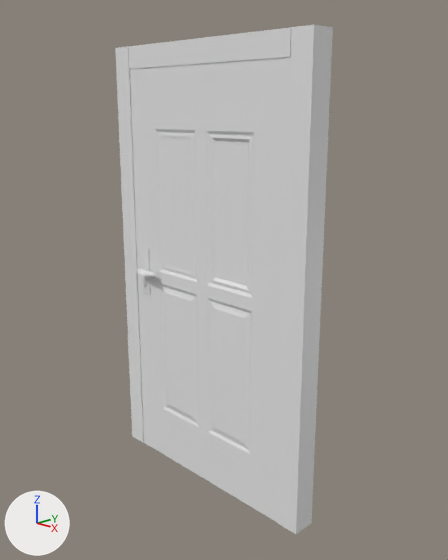
The Blender file door.blend: old version first, new version second.
Both versions are drawn from a 50 mm camera at (4.76, -4.12, 3.9) aimed at (0.35, 0.23, 2.2). The axes (+X, +Y, +Z) are drawn at lower left. The lights are the same throughout.
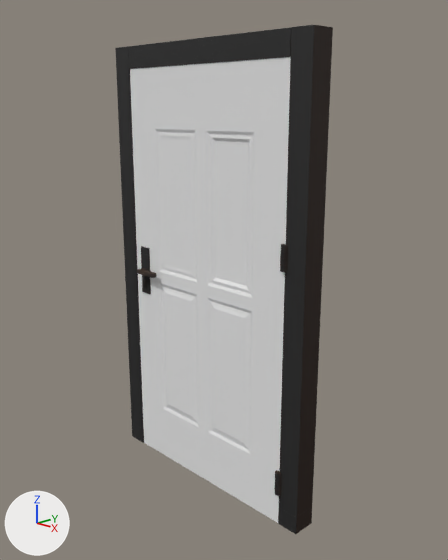
The edits, one by one:
Picture 'Wooden_Facade_vlptbfb_1K_BaseColor.jpg' (img_wooden_facade_vlptbfb_1k_basecolor_jpg) is new.
Picture 'Wooden_Facade_vlptbfb_1K_Roughness.jpg' (img_wooden_facade_vlptbfb_1k_roughness_jpg) is new.
Picture 'Wooden_Facade_vlptbfb_1K_Normal.jpg' (img_wooden_facade_vlptbfb_1k_normal_jpg) is new.
Material 'Material.001' (mat_material_001) is new.
Uses the picture img_wooden_facade_vlptbfb_1k_basecolor_jpg.
Uses the picture img_wooden_facade_vlptbfb_1k_normal_jpg.
Uses the picture img_wooden_facade_vlptbfb_1k_roughness_jpg.
me_cube_001 has 8 vertices, 6 faces and spans x -1.0..1.0, y -1.0..1.0, z -1.0..1.0.
me_cube_001 now uses material mat_material_001.
me_cube_003 has 12 vertices, 10 faces and spans x -1.0..1.0, y -1.0..1.0, z -1.0..39.7.
me_cube_003 now uses material mat_material_001.
me_cube_004 has 12 vertices, 10 faces and spans x -1.0..1.0, y -1.0..1.0, z -1.0..39.7.
me_cube_004 now uses material mat_material_001.
me_cube_005 is used by ob_cube_004; location (-0.77, 0.14, 4.42); scale (0.112, 0.112, 0.112).
me_cube_005 had 12 vertices, 10 faces and spanned x -1.0..18.6, y -1.0..1.0, z -1.0..1.0.
me_cube_005 now has 10 vertices, 7 faces and spans x -1.0..18.6, y -1.0..1.0, z -1.0..1.0.
Part 1, on me_cube_005:
4 vertices are removed from x 1.0, y -1.0..1.0, z -1.0..1.0.
9 faces are deleted.
2 vertices are added at (-1.0, -1.0, -1.0), (-1.0, 1.0, -1.0).
6 new faces join them.
me_cube_005 now uses material mat_material_001.
Mesh me_cylinder_001 is new.
It has 256 vertices, 226 faces and spans x -1.0..1.0, y -1.16..1.0, z -1.0..1.0.
It uses material mat_material_001.
Object 'Cylinder.001' (ob_cylinder_001) is new; it shows me_cylinder_001.
Its location is (1.31, 0.03, 0.36).
Its scale is (0.0376, 0.0376, -0.121).
Object 'Cylinder' (ob_cylinder) is new; it shows a copy of me_cylinder_001.
Its location is (1.31, 0.03, 2.63).
Its scale is (0.0376, 0.0376, -0.121).

Pixel boxes (x1, y1, x2, y2) of what changed, in the pictures (448 x 560 px; the box of a moved part takes in the faces that stretch with it):
'Cube.003', recoloured (grey to black)
    both: (278, 25, 333, 534)
'Cube.002', recoloured (grey to black)
    both: (115, 46, 144, 443)
'handle base', recoloured (grey to black)
    both: (141, 246, 151, 294)
'Cylinder', added
    after: (280, 244, 288, 272)
'Cylinder.001', added
    after: (274, 470, 282, 496)
part 1 of me_cube_005, moved or reshaped
    before: (129, 27, 291, 69)
    after: (128, 27, 291, 69)
